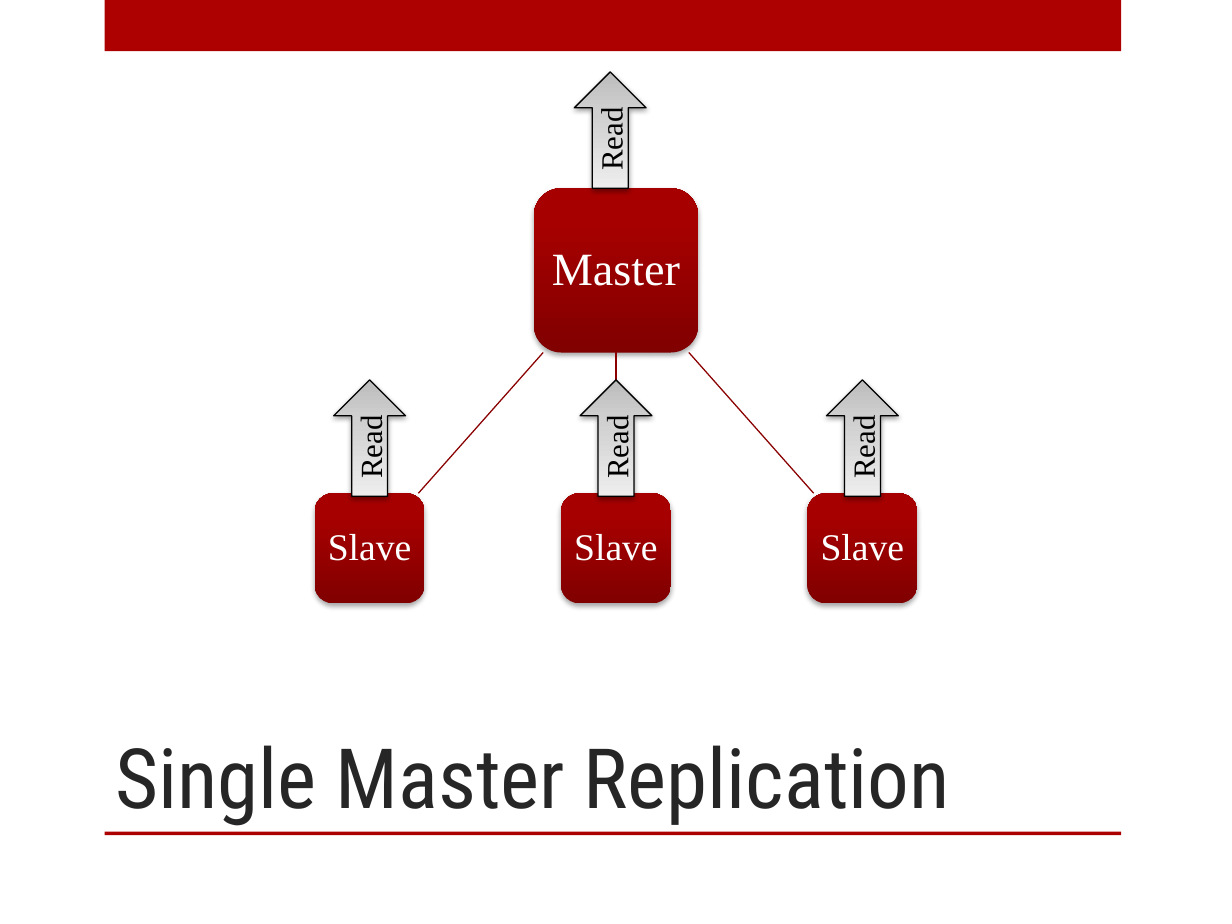
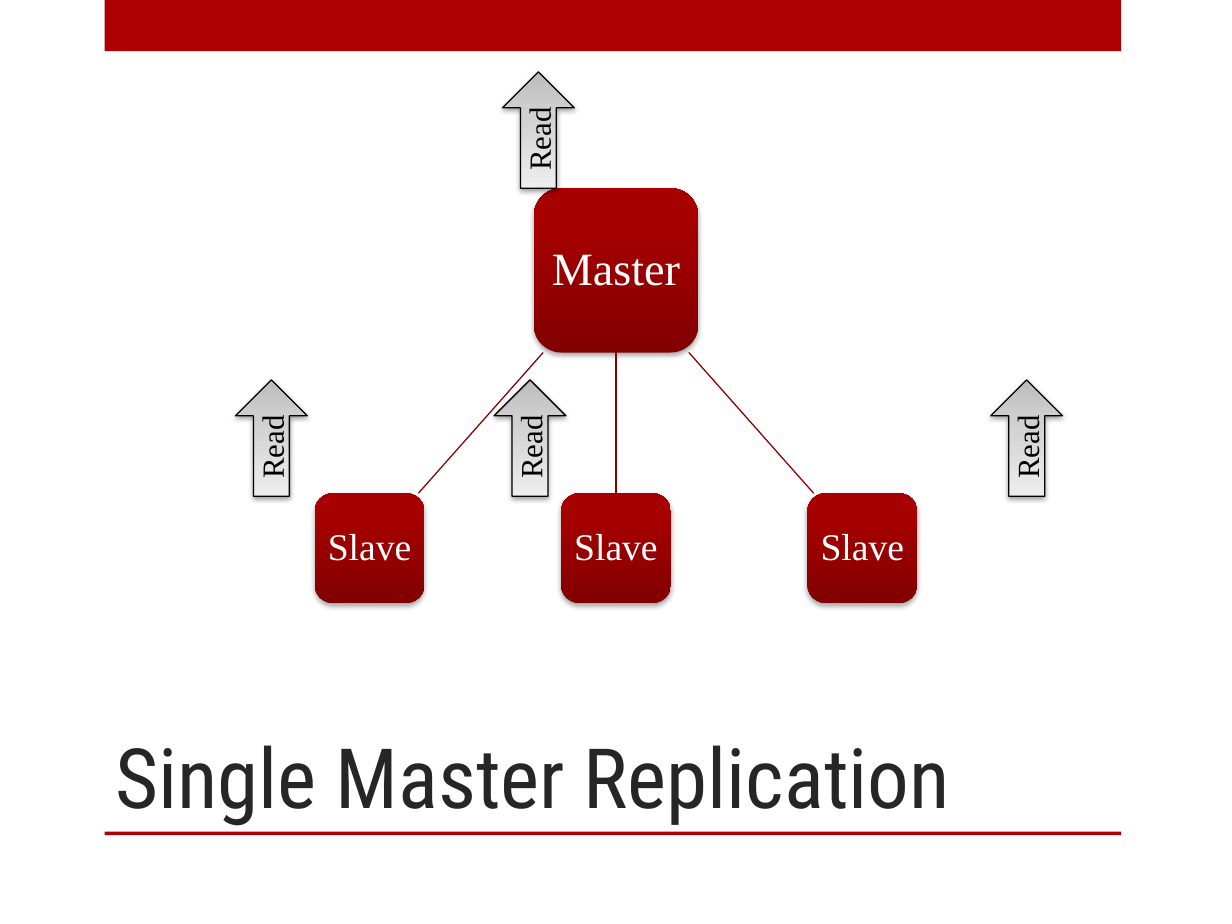
Before and after one commit to digitalBush/nosql-smackdown-talk, a slide deck: slide 21 of nosql-smackdown.pptx (slide 20 before the commit). Drawn at 1232x924 pixels with LibreOffice and Linux fonts; fonts in the diff are those of the drawing. Boxes give left, top, right and bottom in pixels: in the first picture for what was removed or moved away, otherwise in the second. Text is boxed around its words. In the diff, an @@ line names an element or a change of style, - is before the commit and + after.

```diff
--- a/nosql-smackdown.pptx
+++ b/nosql-smackdown.pptx
@@ down arrow "Read": place and size @@
-down arrow "Read" at box(574, 71, 646, 187)
+down arrow "Read" at box(503, 71, 574, 187)
@@ down arrow "Read": place and size @@
-down arrow "Read" at box(334, 379, 405, 495)
+down arrow "Read" at box(235, 379, 307, 495)
@@ down arrow "Read": place and size @@
-down arrow "Read" at box(580, 379, 652, 495)
+down arrow "Read" at box(494, 379, 565, 495)
@@ down arrow "Read": place and size @@
-down arrow "Read" at box(827, 379, 898, 495)
+down arrow "Read" at box(991, 379, 1062, 495)
```
Also in this commit, not shown: 3 other slides changed, 3 slides added.
